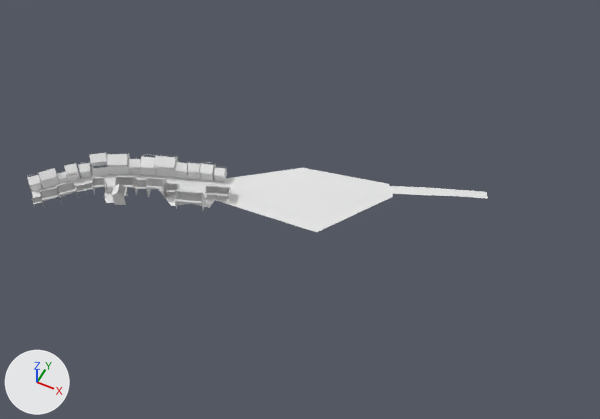
Renders of the glTF model public/assets/models/village.glb from each side of a commit.
Both versions are drawn from a 50 mm camera at (55.8, -60.0, 82.9) aimed at (23.2, 5.4, 1.2). The axes (+X, +Y, +Z) are drawn at lower left. The lights are the same throughout. Where no turn or scale is listed for an object, it has been applied to the vertices.
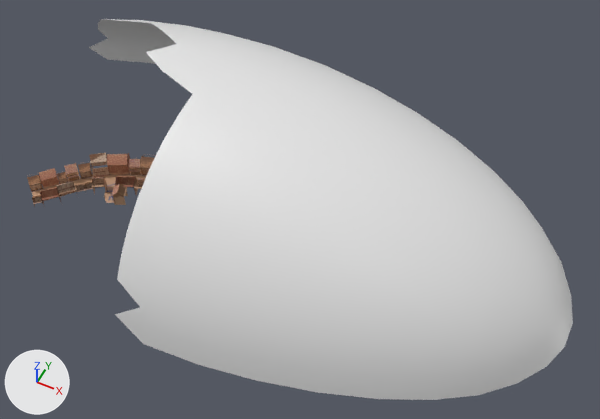
Pixel boxes [x1, y1, x2, y2] of what changed, in the pictures (600 x 419 px):
'Icosphere.001', added
    after: [89, 19, 573, 400]
'Plane', surface changed
    both: [215, 168, 393, 232]
'Route', surface changed (white to beige)
    both: [32, 174, 488, 208]
'Maison1.001', surface changed (white to brown)
    both: [107, 153, 130, 175]
'Maison1.004', surface changed
    both: [155, 155, 178, 178]
'AubergeMaison', surface changed
    both: [175, 190, 205, 210]
'Maison3', surface changed (white to brown)
    both: [89, 153, 110, 177]
'Maison1', surface changed (white to brown)
    both: [38, 168, 59, 188]
'Maison2.006', surface changed (white to brown)
    both: [140, 154, 156, 176]
'Maison4.003', surface changed (grey to brown)
    both: [112, 184, 128, 205]
'Maison3.001', surface changed
    both: [146, 177, 167, 198]
'Maison2.009', surface changed
    both: [200, 162, 216, 181]
'Maison4.002', surface changed
    both: [188, 162, 201, 180]
'Maison4.006', surface changed
    both: [175, 161, 189, 179]
'Maison4', surface changed (white to brown)
    both: [64, 163, 80, 182]
'Maison1.002', surface changed (grey to brown)
    both: [115, 176, 136, 195]
'Maison4.001', surface changed (white to brown)
    both: [128, 158, 142, 175]
'Maison2.001', surface changed (white to brown)
    both: [27, 173, 43, 191]
'Maison1.003', surface changed (grey to brown)
    both: [40, 187, 61, 204]
'Maison3.002', surface changed (grey to brown)
    both: [57, 181, 76, 199]
'Maison2.002', surface changed (white to brown)
    both: [78, 162, 92, 179]
'Maison2.010', surface changed
    both: [214, 166, 227, 182]
'Maison4.005', surface changed (grey to brown)
    both: [92, 177, 107, 195]
'Maison2.011', surface changed
    both: [217, 185, 231, 201]
'Maison4.004', surface changed
    both: [134, 178, 148, 195]
'Maison2.007', surface changed
    both: [166, 182, 180, 197]
'Maison2.008', surface changed
    both: [206, 184, 218, 200]
'Maison2', surface changed
    both: [57, 171, 68, 184]
'Maison2.005', surface changed
    both: [32, 195, 43, 207]
'Maison2.004', surface changed
    both: [75, 183, 85, 194]
'Maison2.003', surface changed
    both: [84, 182, 94, 191]

What the commit changed:
Picture 'Sol-color' (img_sol_color) is new.
Picture 'AubergeMaison-color' (img_aubergemaison_color) is new.
Picture 'Maison4-color' (img_maison4_color) is new.
Picture 'Maison3-color' (img_maison3_color) is new.
Picture 'Maison2-color' (img_maison2_color) is new.
Picture 'Maison1-color' (img_maison1_color) is new.
Picture 'Route-color' (img_route_color) is new.
In material 'Route' (mat_route), base_color is no longer (0.8, 0.8, 0.8), white #e7e7e7.
In material 'Route' (mat_route), texture is now set to img_route_color.
In material 'Maison1' (mat_maison1), base_color is no longer (0.8, 0.8, 0.8), white #e7e7e7.
In material 'Maison1' (mat_maison1), texture is now set to img_maison1_color.
In material 'Maison2' (mat_maison2), base_color is no longer (0.8, 0.8, 0.8), white #e7e7e7.
In material 'Maison2' (mat_maison2), texture is now set to img_maison2_color.
In material 'Maison3' (mat_maison3), base_color is no longer (0.8, 0.8, 0.8), white #e7e7e7.
In material 'Maison3' (mat_maison3), texture is now set to img_maison3_color.
In material 'Maison4' (mat_maison4), base_color is no longer (0.8, 0.8, 0.8), white #e7e7e7.
In material 'Maison4' (mat_maison4), texture is now set to img_maison4_color.
In material 'AubergeMaison' (mat_aubergemaison), base_color is no longer (0.8, 0.8, 0.8), white #e7e7e7.
In material 'AubergeMaison' (mat_aubergemaison), texture is now set to img_aubergemaison_color.
In material 'Sol' (mat_sol), base_color is no longer (0.8, 0.8, 0.8), white #e7e7e7.
In material 'Sol' (mat_sol), texture is now set to img_sol_color.
Mesh me_icosphere_001 is new.
It has 199 vertices, 350 faces and spans x -35.2..51.1, y -25.4..25.3, z 3.3..25.7.
Object 'Icosphere.001' (ob_icosphere_001) is new; it shows me_icosphere_001.
Its location is (9.0, 7.4, -9.2).
